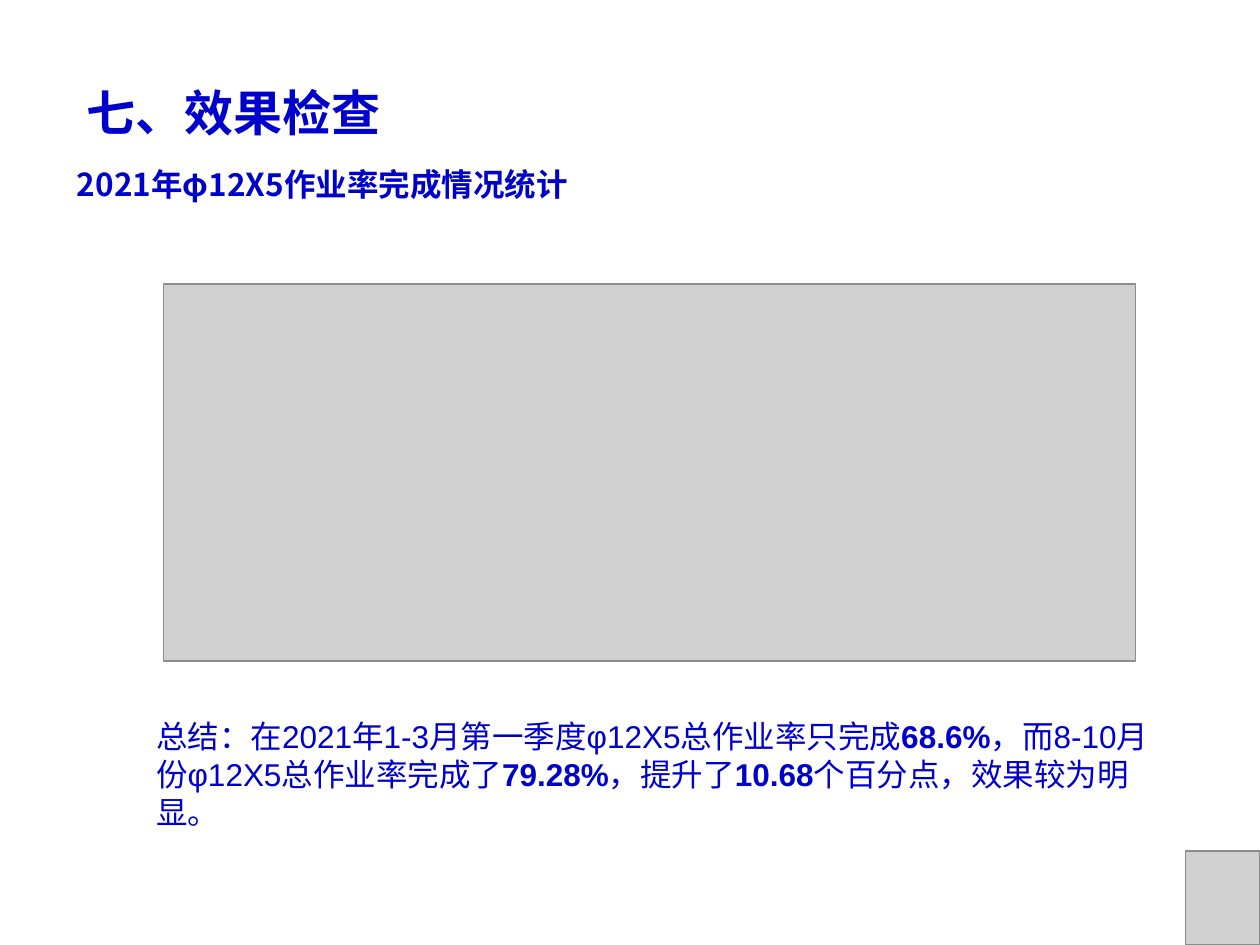
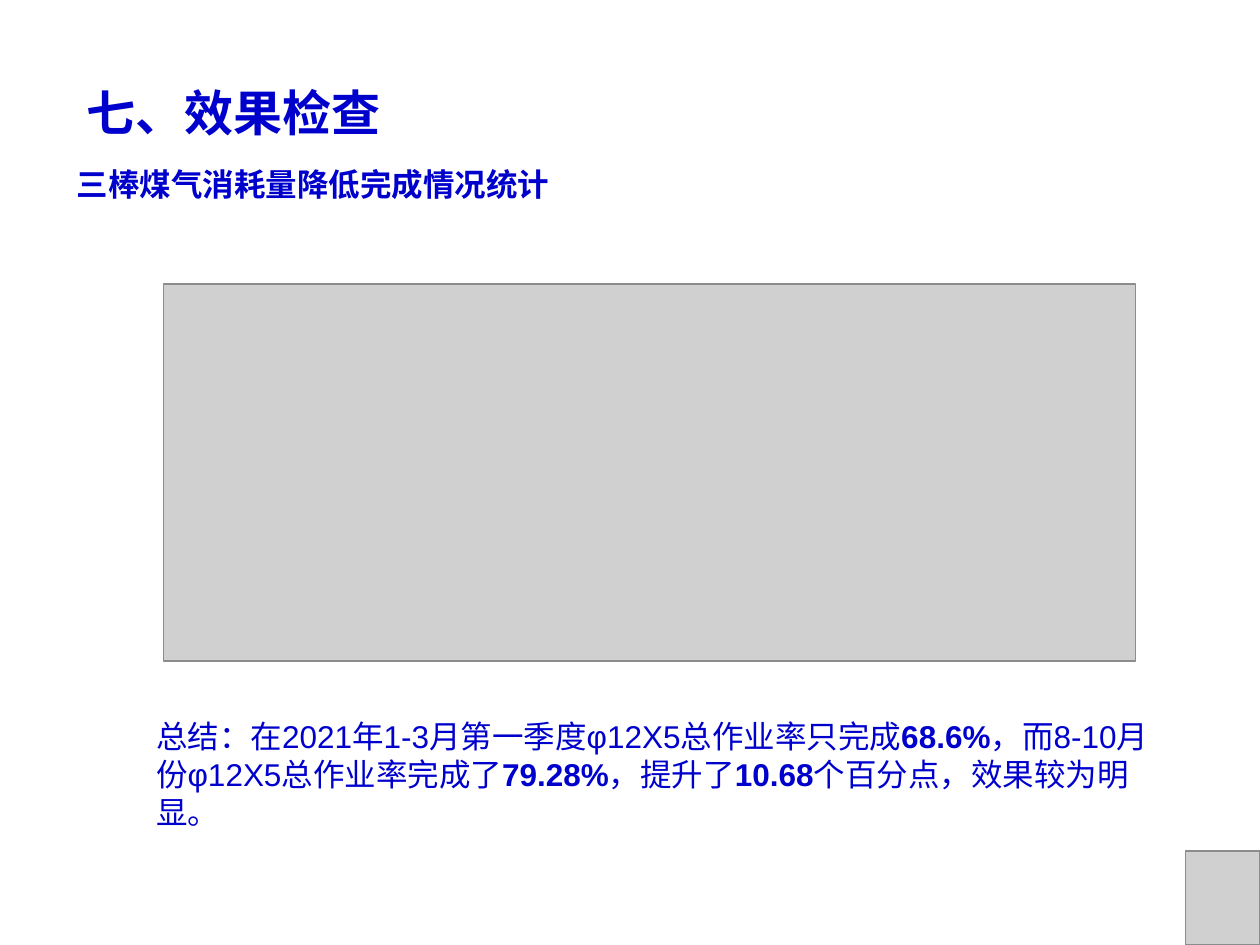
Before and after one commit to wfq1971/work_file, a slide deck: slide 30 of 2021年三棒作业区QC课题.ppt (slide 25 before the commit). Drawn at 1260x945 pixels with LibreOffice and Linux fonts; fonts in the diff are those of the drawing; grey boxes stand for pictures; background and template pictures are left out. Boxes give left, top, right and bottom in pixels: in the first picture for what was removed or moved away, otherwise in the second. Text is boxed around its words. In the diff, an @@ line names an element or a change of style, - is before the commit and + after.

```diff
--- a/2021年三棒作业区QC课题.ppt
+++ b/2021年三棒作业区QC课题.ppt
@@ text at (x1=77, y1=169, x2=549, y2=199): text changed @@
-2021年φ12X5作业率完成情况统计
+三棒煤气消耗量降低完成情况统计
```
Also in this commit, not shown: 14 other slides changed, 11 slides added, 6 slides removed.
